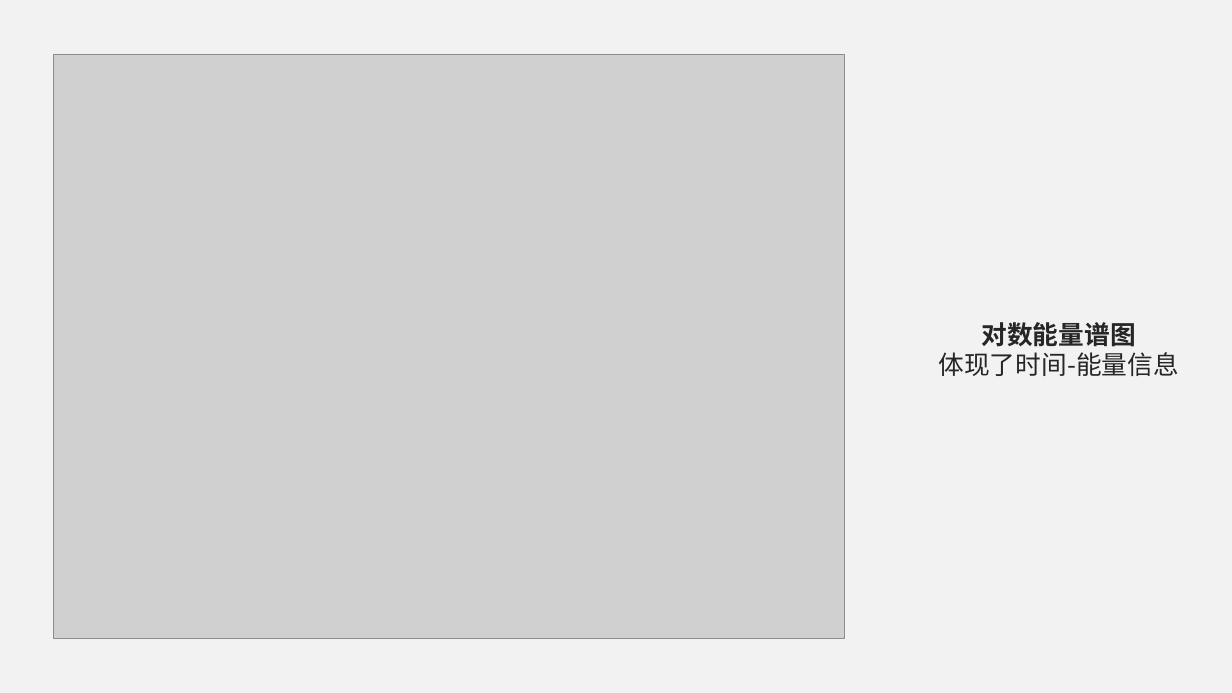
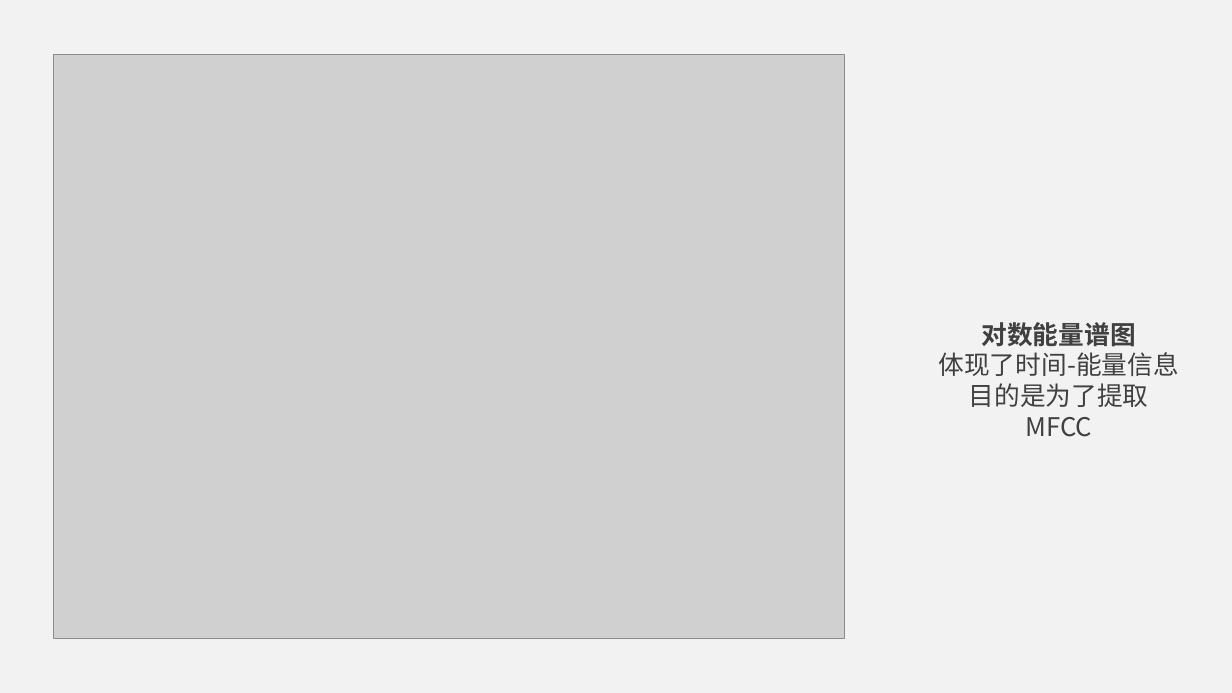
Before and after one commit to jumper3/paper, a slide deck: slide 23 of 开题报告/答辩.pptx. Drawn at 1232x693 pixels with LibreOffice and Linux fonts; fonts in the diff are those of the drawing; grey boxes stand for pictures. Boxes give left, top, right and bottom in pixels: in the first picture for what was removed or moved away, otherwise in the second. Text is boxed around its words. In the diff, an @@ line names an element or a change of style, - is before the commit and + after.

```diff
--- a/开题报告/答辩.pptx
+++ b/开题报告/答辩.pptx
@@ text at box(939, 322, 1179, 376): text colour #262626 to #404040 in "对数能量谱图", "体现了时间-能量信息" @@
@@ text at box(969, 383, 1149, 407): paragraph added @@
+目的是为了提取MFCC
```
Also in this commit, not shown: 7 other slides changed, 4 slides added, 3 slides removed, 2 other files.
